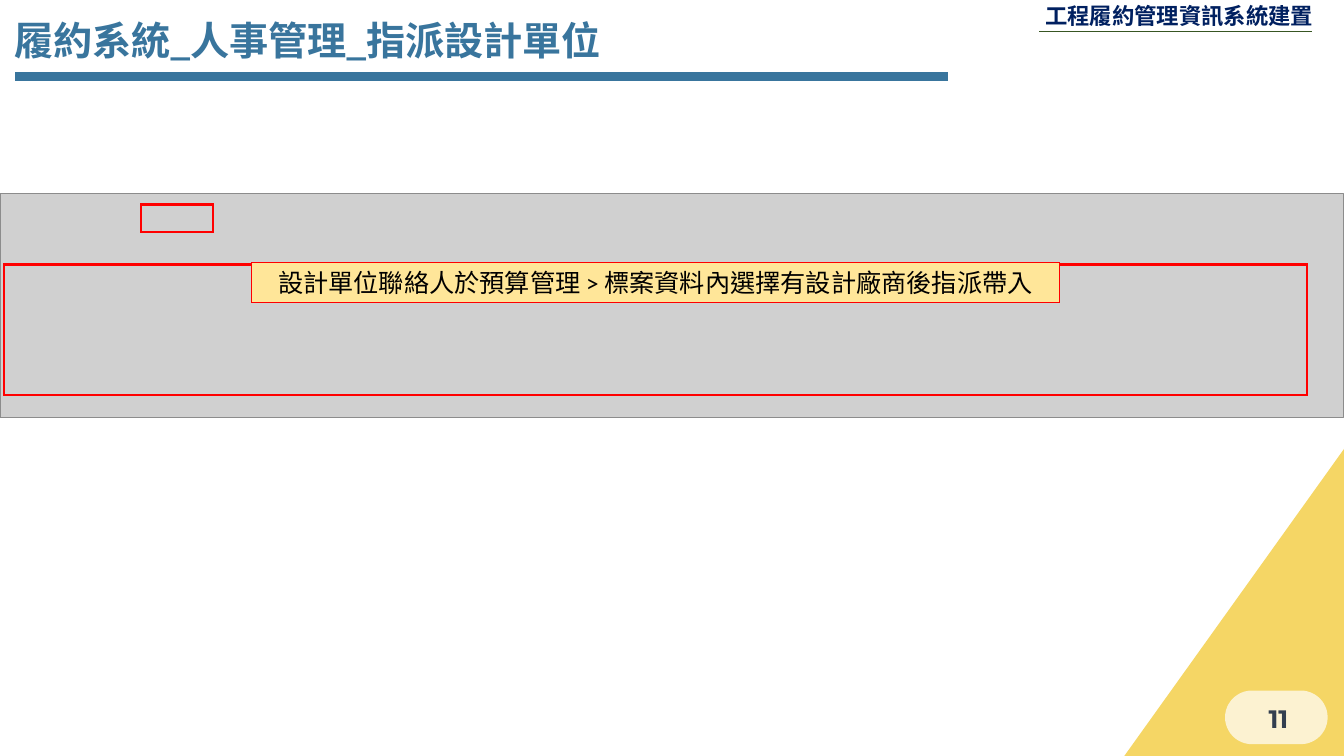
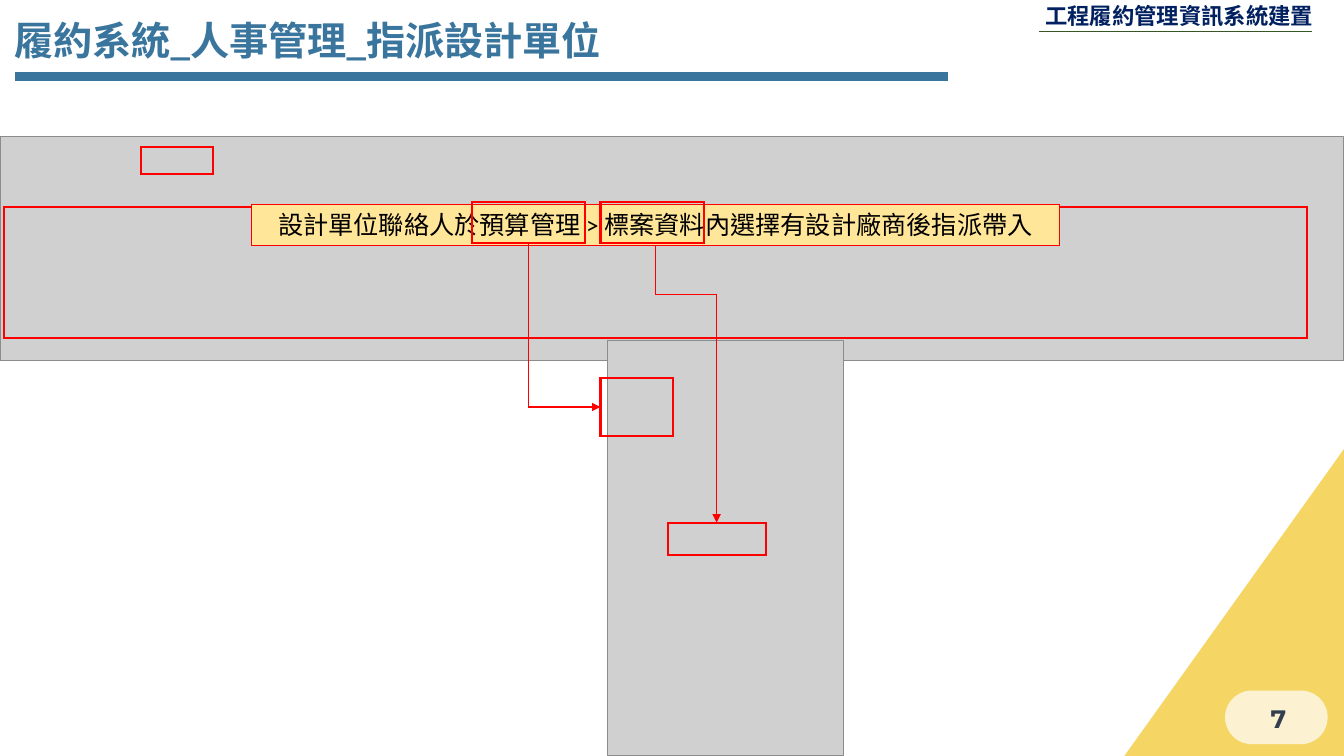
Before and after one commit to Menigo/SunriseDocument, a slide deck: slide 7 of 人事管理.pptx (slide 11 before the commit). Drawn at 1344x756 pixels with LibreOffice and Linux fonts; fonts in the diff are those of the drawing; grey boxes stand for pictures; background and template pictures are left out. Boxes give left, top, right and bottom in pixels: in the first picture for what was removed or moved away, otherwise in the second. Text is boxed around its words. In the diff, an @@ line names an element or a change of style, - is before the commit and + after.

```diff
--- a/人事管理.pptx
+++ b/人事管理.pptx
@@ rectangle: place and size @@
-rectangle at [141, 205, 214, 232]
+rectangle at [141, 147, 214, 174]
@@ 2 rectangles, 1 picture: place and size @@
-2 rectangles, 1 picture at [0, 194, 1344, 417]
+2 rectangles, 1 picture at [0, 137, 1344, 361]
@@ rectangle added at [472, 203, 586, 243], outline #FF0000 1.5 pt @@
@@ rectangle added at [601, 203, 705, 243], outline #FF0000 1.5 pt @@
@@ elbow arrow added from (528, 243) to (601, 407), #FF0000 1 pt @@
@@ elbow arrow added from (655, 246) to (717, 522), #FF0000 1 pt @@
@@ picture added at [608, 341, 844, 755] @@
@@ rectangle added at [601, 378, 674, 437], outline #FF0000 1.5 pt @@
@@ rectangle added at [667, 522, 765, 556], outline #FF0000 1.5 pt @@
@@ page number at [1271, 710, 1287, 728]: text changed @@
-11
+7
```
Also in this commit, not shown: 6 other files.
